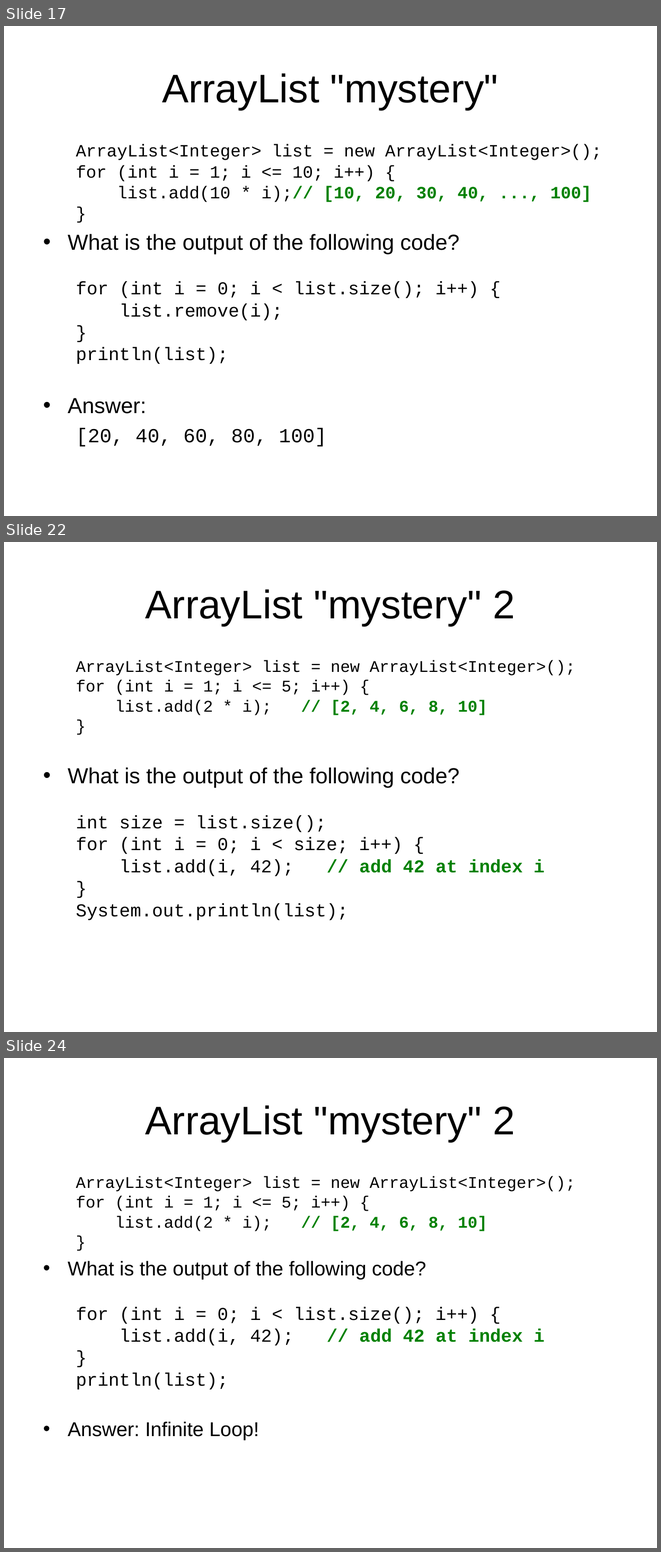
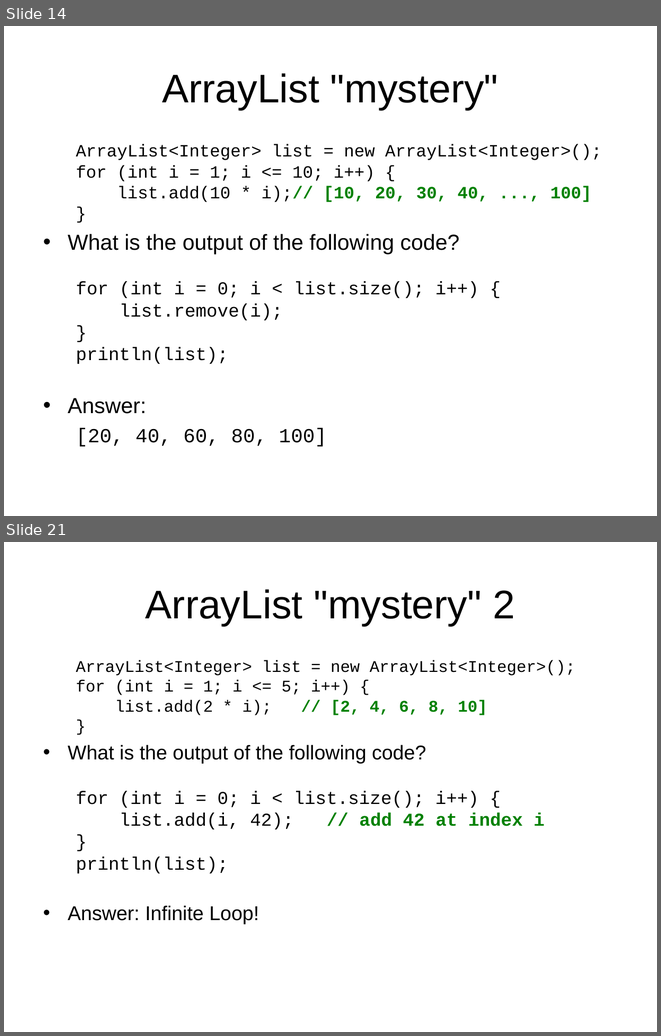
Before and after one commit to LongBaoNguyen/longbaonguyen.github.io, a slide deck: courses/apcsp/lecture13.ppt. Shown one above the other, each under a label of ours: slides 17, 22 and 24 before the commit, slides 14 and 21 after it; the slides between them are not shown. The pictures are 661x1552 and 661x1036 pixels, drawn with LibreOffice and Linux fonts; fonts in the diff are those of the drawing; background and template pictures are left out. Boxes give left, top, right and bottom in pixels: in the first picture for what was removed or moved away, otherwise in the second. Text is boxed around its words. In the diff, an @@ line names an element or a change of style, - is before the commit and + after.

Commit message:
arraylist

```diff
--- a/courses/apcsp/lecture13.ppt
+++ b/courses/apcsp/lecture13.ppt
@@ slide 22 removed at (x1=4, y1=542, x2=657, y2=1032), background picture (left out) @@
@@ title removed at (x1=146, y1=589, x2=515, y2=626) @@
-ArrayList "mystery" 2
@@ text removed at (x1=68, y1=660, x2=575, y2=920) @@
-  ArrayList<Integer> list = new ArrayList<Integer>();
-  for (int i = 1; i <= 5; i++) {
-  list.add(2 * i); // [2, 4, 6, 8, 10]
-  }
-• What is the output of the following code?
-  int size = list.size();
-  for (int i = 0; i < size; i++) {
-  list.add(i, 42); // add 42 at index i
-  }
-  System.out.println(list);
@@ what was slide 17 is now slide 14 @@
@@ what was slide 24 is now slide 21 @@
```
Also in this commit, not shown: 14 slides changed, 1 slide added, 1 other slide removed, 6 other files.
